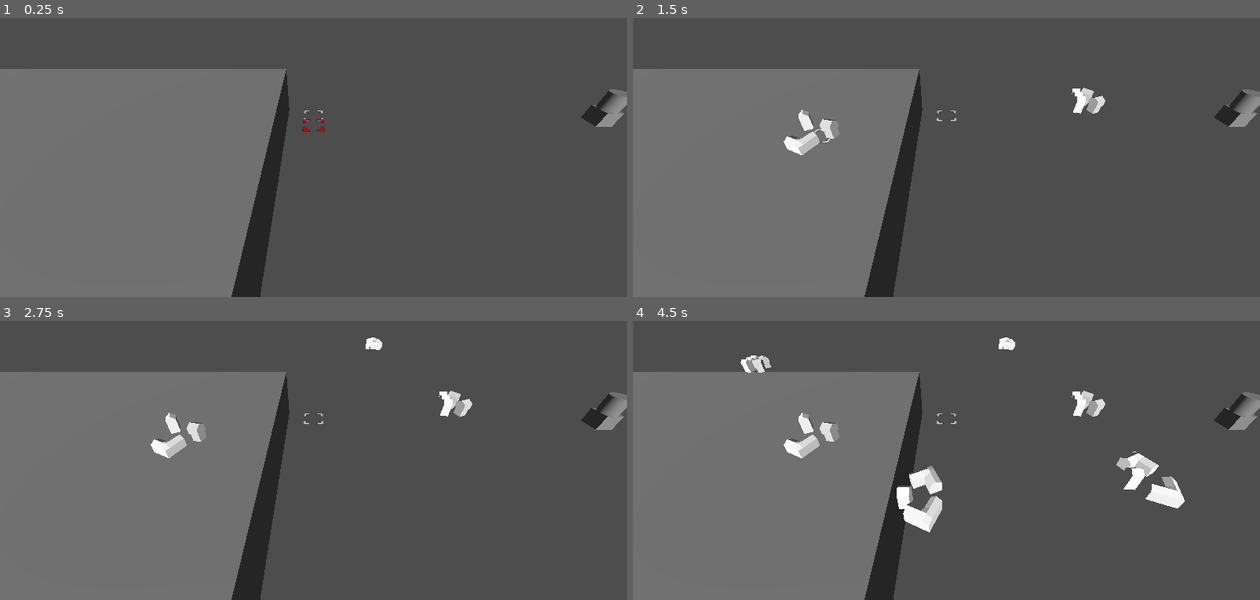
Above: before the commit, frames 1-4 (two rows, left to right).
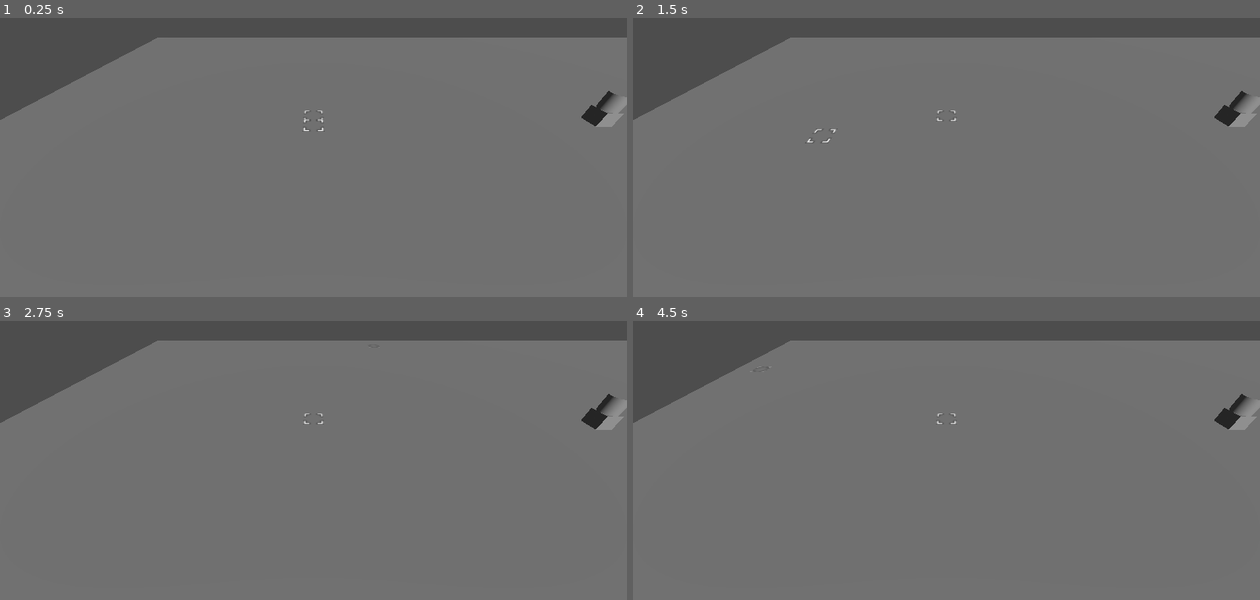
Above: after the commit, the same moments.

Repository: bragasap/gproject
Game: Godot game, scene res://node_3d.tscn
Same seed, same stepped clock (60 frames per second), same inputs: the game is played once before the commit and once after it.
Inputs (mouse positions are in pixels of both pictures, inside the frame that each line leads up to):
- Up to frame 1 (0.25 s): no input
- Up to frame 2 (1.5 s): tap Enter at 0.5 s; move the mouse to (1084, 104) at 0.52 s; click (1084, 104) at 0.67 s; tap Space at 1.25 s; move the mouse to (821, 137) at 1.27 s; click (821, 137) at 1.42 s
- Up to frame 3 (2.75 s): tap Enter at 2 s; move the mouse to (376, 346) at 2.02 s; click (376, 346) at 2.17 s
- Up to frame 4 (4.5 s): tap Space at 2.75, 4.25 s; move the mouse to (915, 493) at 2.77 s; click (915, 493) at 2.92 s; tap Enter at 3.5 s; move the mouse to (1134, 477) at 3.52 s; click (1134, 477) at 3.67 s; move the mouse to (758, 371) at 4.27 s; click (758, 371) at 4.42 s

The runs differ from the first frame. In frame 1, 58% of the frame differs, in the area x 0-100%, y 7-100%; in frame 2, 58%; in frame 3, 58%; in frame 4, 58%, in the area x 0-100%, y 5-100%.

Commit message:
fixed wagon

Diff:
--- a/basicgen.gd
+++ b/basicgen.gd
@@ -5,7 +5,7 @@
 @export var selector:Node3D
 @export var heart:Node3D
 @export var root:Node3D
-@onready var villageTile = load("res://villageT1.tscn")
+@onready var villageTile = load("res://village/villageT1.tscn")
 @onready var ray = selector.get_node("RayCast3D")
 @onready var previous_state = true
 @onready var cityLogic = $cityLogic
@@ -29,12 +29,13 @@
 			#print("Hit object:", tile.name)
 			selector.get_node("Sprite3D").modulate = Color(1, 1, 1)
 			if Input.is_mouse_button_pressed(MOUSE_BUTTON_LEFT) and not previous_state and tile.name  == "Ore":
-				tile.claimMine()
-				cityLogic.addTile(tile)
-		if Input.is_mouse_button_pressed(MOUSE_BUTTON_LEFT) and not previous_state and world_position!=null:
-			var instance = villageTile.instantiate()
-			instance.position = selector.position
-			instance.scale = Vector3(0.25, 0.25, 0.25)
-			add_child(instance)
-			print((selector.position).abs())
+				if(!tile.isClaimed()):
+					tile.claimMine()
+					cityLogic.addTile(tile)
+		#if Input.is_mouse_button_pressed(MOUSE_BUTTON_LEFT) and not previous_state and world_position!=null:
+			#var instance = villageTile.instantiate()
+			#instance.position = selector.position
+			#instance.scale = Vector3(0.25, 0.25, 0.25)
+			#add_child(instance)
+			#print((selector.position).abs())
 		previous_state = Input.is_mouse_button_pressed(MOUSE_BUTTON_LEFT)
--- a/node_3d.tscn
+++ b/node_3d.tscn
@@ -57,7 +57,7 @@
 transform = Transform3D(1, 0, 0, 0, 1, 0, 0, 0, 1, 18.235367, 0, 0)
 
 [node name="NavigationRegion3D" type="NavigationRegion3D" parent="."]
-transform = Transform3D(1, 0, 0, 0, 1, 0, 0, 0, 1, -17.68174, -3.6063488, 0)
+transform = Transform3D(2.2234015, 0, 0, 0, 1, 0, 0, 0, 2.1108918, 11.285923, -3.6063488, 0.005924225)
 navigation_mesh = SubResource("NavigationMesh_r3fl7")
 
 [node name="StaticBody3D" type="StaticBody3D" parent="NavigationRegion3D"]
--- a/orenode/ore.gd
+++ b/orenode/ore.gd
@@ -15,6 +15,8 @@
 	claimed = true;
 	print("Tile claimed started mining")
 	mine()
+func isClaimed():
+	return claimed;
 func mine ():
 	while true:
 		await get_tree().create_timer(time).timeout
--- a/villageT1.tscn
+++ b/village/villageT1.tscn
@@ -1,6 +1,6 @@
 [gd_scene load_steps=2 format=3 uid="uid://jf1m8fmworwk"]
 
-[ext_resource type="Script" uid="uid://c6n8radujm4gr" path="res://village_t_1.gd" id="1_2kilu"]
+[ext_resource type="Script" uid="uid://c6n8radujm4gr" path="res://village/village_t_1.gd" id="1_2kilu"]
 
 [node name="VillageT1" type="Node3D"]
 script = ExtResource("1_2kilu")
--- a/wagon/wagon.gd
+++ b/wagon/wagon.gd
@@ -1,11 +1,12 @@
 extends CharacterBody3D
 
 @onready var agent: NavigationAgent3D = $NavigationAgent3D
-@export var speed = 1
+@export var speed = 3
 @export var storage = 0
 @export var maxStorage = 15
 @export var items:String
 @export var target: Vector3
+@onready var movement = true
 #storage
 func load():
 	while storage < maxStorage:
@@ -20,18 +21,19 @@
 func updateTarget(pos:Vector3):
 	target = pos
 	agent.set_target_position(pos)
+
 func _physics_process(_delta):
-	if agent.is_navigation_finished():
-		print("done")
-		return
-	look_at(target)
-	rotation.x=0
-	rotation.z =0
-	if position.distance_to(target) > 0.5:
+	if movement:
+		if agent.is_navigation_finished():
+			movement = false
 		var curLoc = global_transform.origin
 		var nextLoc = agent.get_next_path_position()
+		#look_at(nextLoc)
 		#print(agent.get_target_position(),curLoc,nextLoc)
 		#if(curLoc!=nextLoc):
 		var newVel = (nextLoc-curLoc).normalized() * speed
 		velocity = newVel
 		move_and_slide()
+		print(curLoc)
+		if position.distance_to(target) <= 2:
+			movement = false
Renamed: village_t_1.gd -> village/village_t_1.gd
Renamed: village_t_1.gd.uid -> village/village_t_1.gd.uid
